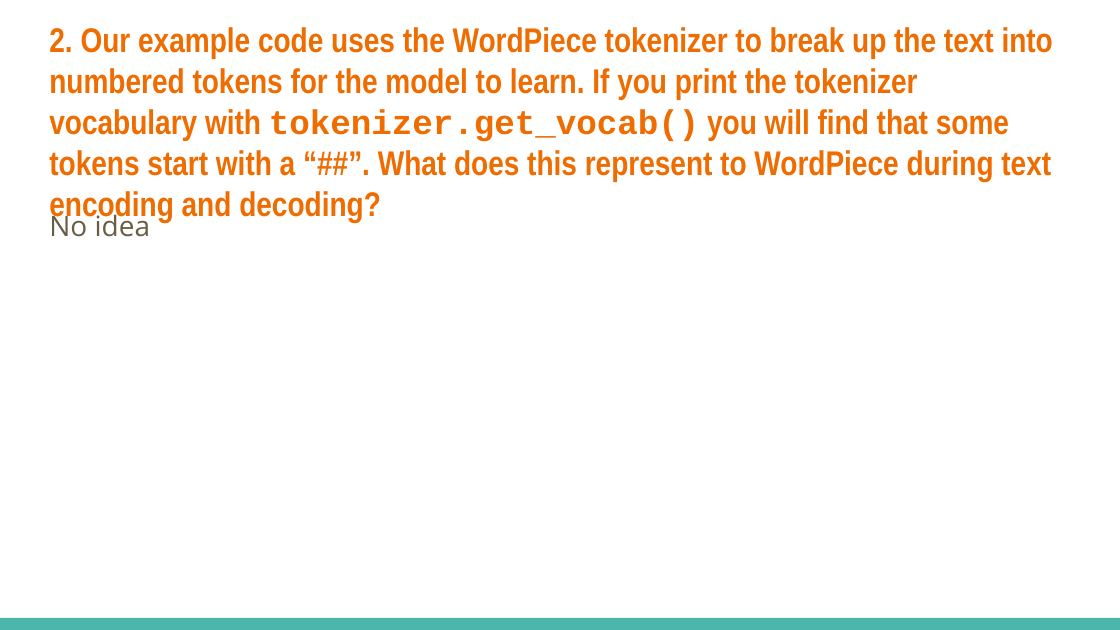
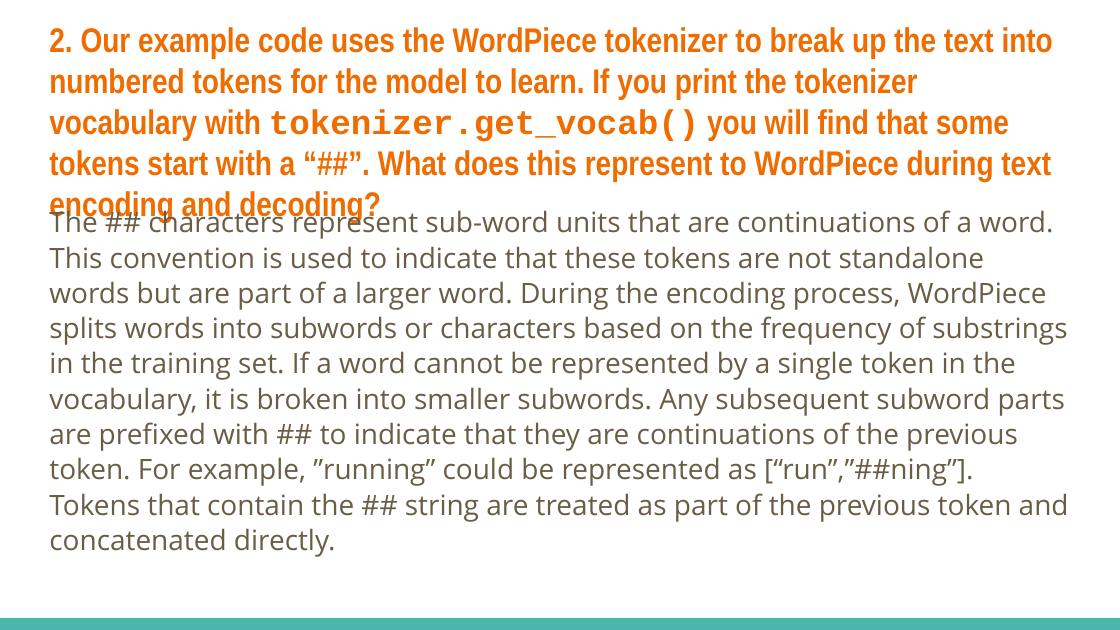
Before and after one commit to eding42/ece157b-hw1, a slide deck: slide 3 of Homework_1_Template.pptx. Drawn at 1120x630 pixels with LibreOffice and Linux fonts; fonts in the diff are those of the drawing. Boxes give left, top, right and bottom in pixels: in the first picture for what was removed or moved away, otherwise in the second. Text is boxed around its words. In the diff, an @@ line names an element or a change of style, - is before the commit and + after.

```diff
--- a/Homework_1_Template.pptx
+++ b/Homework_1_Template.pptx
@@ text at [49,206,1069,557]: text changed @@
-No idea
+The ## characters represent sub-word units that are continuations of a word. This convention is used to indicate that these tokens are not standalone words but are part of a larger word. During the encoding process, WordPiece splits words into subwords or characters based on the frequency of substrings in the training set. If a word cannot be represented by a single token in the vocabulary, it is broken into smaller subwords. Any subsequent subword parts are prefixed with ## to indicate that they are continuations of the previous token. For example, ”running” could be represented as [“run”,”##ning”]. Tokens that contain the ## string are treated as part of the previous token and concatenated directly.
```
Also in this commit, not shown: 1 other slide changed, 1 other file.
